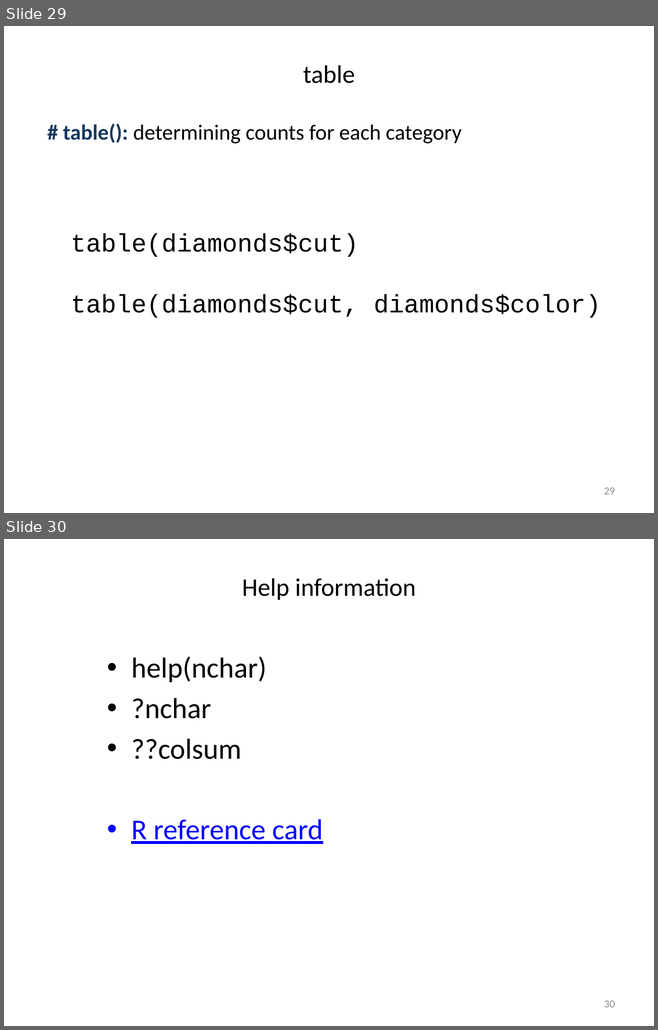
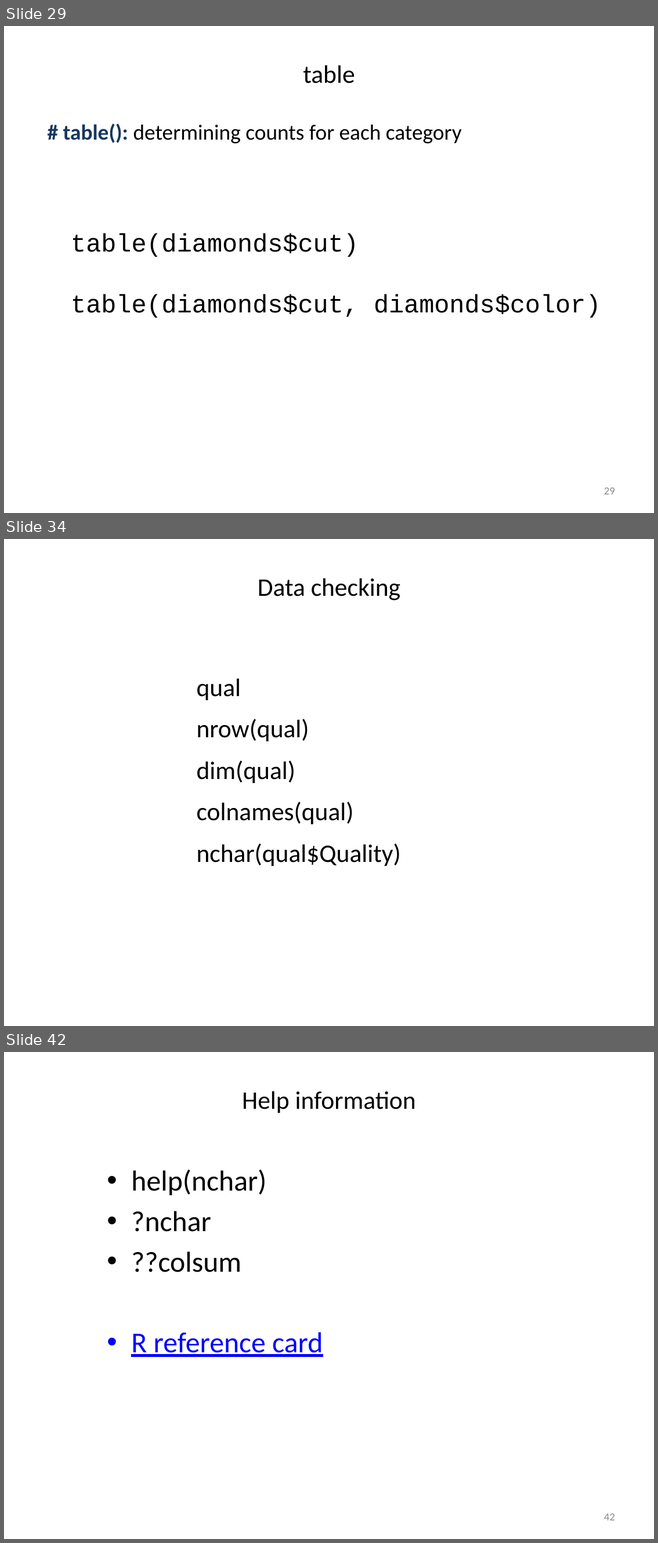
Before and after one commit to liu3zhenlab/teaching, a slide deck: PLPTH813Bioinformatis/2021/labs/lab03_R.pptx. Shown one above the other, each under a label of ours: slides 29 and 30 before the commit, slides 29, 34 and 42 after it; the slides between them are not shown. The pictures are 658x1030 and 658x1543 pixels, drawn with LibreOffice and Linux fonts; fonts in the diff are those of the drawing. Boxes give left, top, right and bottom in pixels: in the first picture for what was removed or moved away, otherwise in the second. Text is boxed around its words. In the diff, an @@ line names an element or a change of style, - is before the commit and + after.

```diff
--- a/PLPTH813Bioinformatis/2021/labs/lab03_R.pptx
+++ b/PLPTH813Bioinformatis/2021/labs/lab03_R.pptx
@@ slide 34 added at (4,539,654,1026), background #FFFFFF @@
@@ title added at (257,578,400,600), 28 pt, text #000000 @@
+Data checking
@@ text added at (197,678,401,866), 28 pt, text #000000 @@
+qual
+nrow(qual)
+dim(qual)
+colnames(qual)
+nchar(qual$Quality)
@@ what was slide 30 is now slide 42 @@
@@ page number at (604,1514,615,1521): text changed @@
-30
+42
```
Also in this commit, not shown: 11 other slides added, 14 other files.
